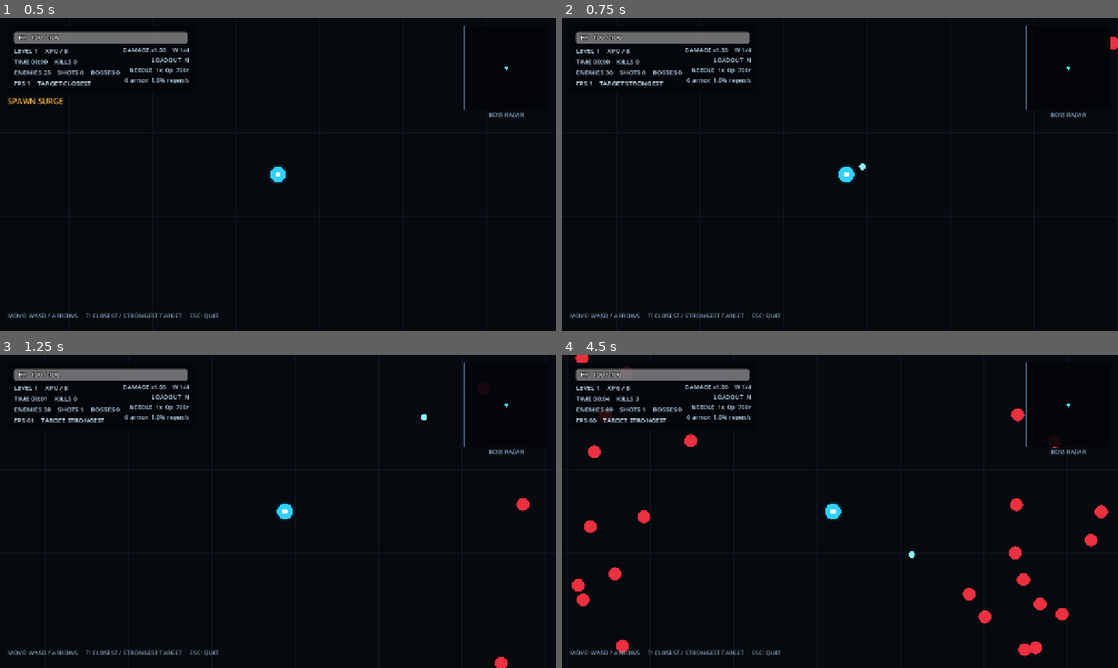
Above: before the commit, frames 1-4 (two rows, left to right).
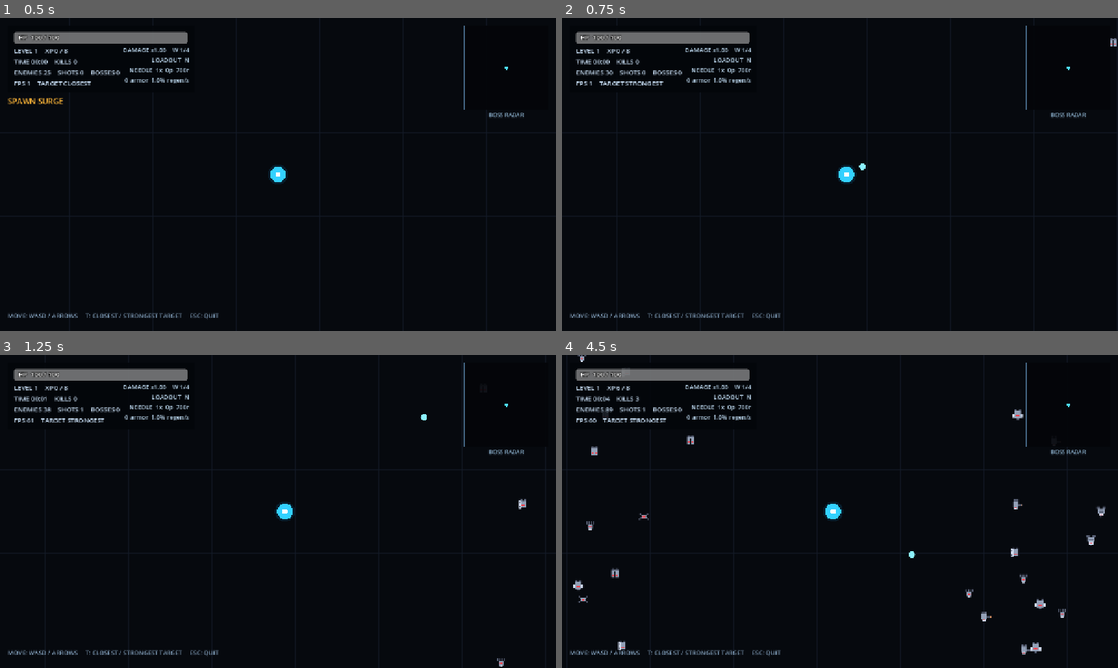
Above: after the commit, the same moments.

Repository: LoushengM/overrun
Game: Godot game, scene res://scenes/main.tscn
Same seed, same stepped clock (60 frames per second), same inputs: the game is played once before the commit and once after it.
Inputs:
- Up to frame 1 (0.5 s): no input
- Up to frame 2 (0.75 s): tap Enter at 0.5 s; hold D from 0.53 s (still down); tap T at 0.6 s
- Up to frame 3 (1.25 s): keep holding D
- Up to frame 4 (4.5 s): release D at 1.28 s; hold S 1.28-2.03 s; tap R at 1.35 s; hold D 2.03-2.78 s; hold Enter 2.03-2.78 s; hold W 2.78-3.53 s; tap 1 at 2.85 s; hold A from 3.53 s (still down); tap 2 at 3.6 s; tap 3 at 4.35 s

Frame 1 is identical in both runs. In frame 2, less than 0.1% of the frame differs, in the area x 98-100%, y 6-11%; in frame 3, 0.1%; in frame 4, 1.7%, in the area x 1-99%, y 0-97%.

Commit message:
Render normal enemies from a robot sprite atlas
Add a generated 4x2 robot atlas and draw normal enemies through MultiMesh per-instance custom data carrying UV offsets, keeping the single batched draw call. Bosses and projectiles are unchanged.

Diff:
--- a/src/simulation_world.gd
+++ b/src/simulation_world.gd
@@ -7,6 +7,12 @@
 signal run_ended(summary: Dictionary)
 signal boss_spawned
 signal sound_requested(cue: String)
+
+const SPRITE_ATLAS_PATH := "res://assets/robots.png"
+const SPRITE_ATLAS_COLUMNS := 4
+const SPRITE_ATLAS_ROWS := 2
+const SPRITE_FRAME_COUNT := SPRITE_ATLAS_COLUMNS * SPRITE_ATLAS_ROWS
+const NORMAL_SPRITE_FRAME_COUNT := SPRITE_FRAME_COUNT - 1
 
 enum EnemyKind { NORMAL, BOSS }
 enum ProjectileKind { NEEDLE, SNIPER }
@@ -88,6 +94,7 @@
 var enemy_radii: Array[float] = []
 var enemy_xp: Array[int] = []
 var enemy_kinds: Array[int] = []
+var enemy_sprite_frames: Array[int] = []
 var enemy_last_hit_attack: Array[int] = []
 var enemy_reserved_damage: Array[float] = []
 var enemy_anchors: Array[Vector2] = []
@@ -121,6 +128,8 @@
 var normal_enemy_multimesh: MultiMesh
 var projectile_multimesh: MultiMesh
 var circle_texture: Texture2D
+var sprite_atlas_texture: Texture2D
+var enemy_sprite_material: ShaderMaterial
 
 var spawn_accumulator := 0.0
 var nearby_threat := 0
@@ -151,6 +160,7 @@
     enemy_radii.clear()
     enemy_xp.clear()
     enemy_kinds.clear()
+    enemy_sprite_frames.clear()
     enemy_last_hit_attack.clear()
     enemy_reserved_damage.clear()
     enemy_anchors.clear()
@@ -285,6 +295,7 @@
     enemy_radii.clear()
     enemy_xp.clear()
     enemy_kinds.clear()
+    enemy_sprite_frames.clear()
     enemy_last_hit_attack.clear()
     enemy_reserved_damage.clear()
     enemy_anchors.clear()
@@ -945,12 +956,20 @@
     enemy_radii.append(radius_value)
     enemy_xp.append(xp_value)
     enemy_kinds.append(kind_value)
+    enemy_sprite_frames.append(_sprite_frame_for(kind_value, position))
     enemy_last_hit_attack.append(0)
     enemy_reserved_damage.append(0.0)
     enemy_anchors.append(anchor_value)
     enemy_boss_attack_timer.append(rng.randf_range(1.5, 3.0) if kind_value == EnemyKind.BOSS else 0.0)
     enemy_boss_telegraph.append(0.0)
     enemy_boss_hit_protection_timer.append(0.0)
+
+
+func _sprite_frame_for(kind_value: int, position: Vector2) -> int:
+    if kind_value == EnemyKind.BOSS:
+        return SPRITE_FRAME_COUNT - 1
+    var seed_value := int(position.x) * 73856093 ^ int(position.y) * 19349663
+    return absi(seed_value) % NORMAL_SPRITE_FRAME_COUNT
 
 
 func _spawn_health_pickup(position: Vector2) -> void:
@@ -1420,6 +1439,7 @@
         enemy_radii[index] = enemy_radii[last]
         enemy_xp[index] = enemy_xp[last]
         enemy_kinds[index] = enemy_kinds[last]
+        enemy_sprite_frames[index] = enemy_sprite_frames[last]
         enemy_last_hit_attack[index] = enemy_last_hit_attack[last]
         enemy_reserved_damage[index] = enemy_reserved_damage[last]
         enemy_anchors[index] = enemy_anchors[last]
@@ -1434,6 +1454,7 @@
     enemy_radii.pop_back()
     enemy_xp.pop_back()
     enemy_kinds.pop_back()
+    enemy_sprite_frames.pop_back()
     enemy_last_hit_attack.pop_back()
     enemy_reserved_damage.pop_back()
     enemy_anchors.pop_back()
@@ -1556,10 +1577,14 @@
 
 func _setup_batched_rendering() -> void:
     circle_texture = _make_circle_texture(32)
+    sprite_atlas_texture = load(SPRITE_ATLAS_PATH) as Texture2D
+    enemy_sprite_material = _make_atlas_material()
+    material = enemy_sprite_material
 
     normal_enemy_multimesh = MultiMesh.new()
     normal_enemy_multimesh.transform_format = MultiMesh.TRANSFORM_2D
     normal_enemy_multimesh.use_colors = true
+    normal_enemy_multimesh.use_custom_data = true
     normal_enemy_multimesh.instance_count = GameConfig.ENEMY_CAP
     normal_enemy_multimesh.visible_instance_count = 0
     var enemy_mesh := QuadMesh.new()
@@ -1575,6 +1600,30 @@
     var maximum_projectile_radius := maxf(GameConfig.NEEDLE_RADIUS, GameConfig.SNIPER_RADIUS)
     projectile_mesh.size = Vector2.ONE * (maximum_projectile_radius * 2.0 + 4.0)
     projectile_multimesh.mesh = projectile_mesh
+
+
+func _make_atlas_material() -> ShaderMaterial:
+    var shader := Shader.new()
+    shader.code = """shader_type canvas_item;
+
+void vertex() {
+	if (INSTANCE_CUSTOM.z > 0.0) {
+		UV = UV * INSTANCE_CUSTOM.zw + INSTANCE_CUSTOM.xy;
+	}
+}
+"""
+    var material := ShaderMaterial.new()
+    material.shader = shader
+    return material
+
+
+func _sprite_frame_custom_data(frame_index: int) -> Color:
+    var clamped := clampi(frame_index, 0, SPRITE_FRAME_COUNT - 1)
+    var column := clamped % SPRITE_ATLAS_COLUMNS
+    var row := clamped / SPRITE_ATLAS_COLUMNS
+    var u_scale := 1.0 / float(SPRITE_ATLAS_COLUMNS)
+    var v_scale := 1.0 / float(SPRITE_ATLAS_ROWS)
+    return Color(float(column) * u_scale, float(row) * v_scale, u_scale, v_scale)
 
 
 func _make_circle_texture(size: int) -> Texture2D:
@@ -1609,7 +1658,11 @@
             normal_count,
             Transform2D(0.0, WorldSpace.nearest_image(player_position, enemy_positions[i]))
         )
-        normal_enemy_multimesh.set_instance_color(normal_count, Color(0.92, 0.19, 0.25, 1.0))
+        normal_enemy_multimesh.set_instance_color(normal_count, Color.WHITE)
+        normal_enemy_multimesh.set_instance_custom_data(
+            normal_count,
+            _sprite_frame_custom_data(enemy_sprite_frames[i])
+        )
         normal_count += 1
     normal_enemy_multimesh.visible_instance_count = normal_count
 
@@ -1652,7 +1705,9 @@
             draw_line(position + Vector2(-6.0, 0.0), position + Vector2(6.0, 0.0), Color.WHITE, 3.0)
             draw_line(position + Vector2(0.0, -6.0), position + Vector2(0.0, 6.0), Color.WHITE, 3.0)
 
-    if normal_enemy_multimesh != null and circle_texture != null:
+    if normal_enemy_multimesh != null and sprite_atlas_texture != null:
+        draw_multimesh(normal_enemy_multimesh, sprite_atlas_texture)
+    elif normal_enemy_multimesh != null and circle_texture != null:
         draw_multimesh(normal_enemy_multimesh, circle_texture)
 
     for i in range(enemy_positions.size()):
--- /dev/null
+++ b/tools/generate_sprite_atlas.gd
@@ -0,0 +1,182 @@
+extends SceneTree
+
+# Regenerates assets/robots.png, the enemy sprite atlas.
+#
+# Run with:
+#   .tools/godot/Godot_v4.7.1-stable_linux.x86_64 --headless --path . \
+#       --script tools/generate_sprite_atlas.gd
+#
+# The atlas is committed, so this only runs when a frame changes. Frames are
+# laid out left-to-right, top-to-bottom: frame N sits at column N % COLUMNS,
+# row N / COLUMNS. GameConfig mirrors these dimensions -- keep them in sync or
+# the UV rects will sample the wrong cell.
+
+const FRAME_SIZE := 32
+const COLUMNS := 4
+const ROWS := 2
+const FRAME_COUNT := COLUMNS * ROWS
+
+const OUTLINE := Color(0.07, 0.08, 0.11, 1.0)
+const SHELL := Color(0.58, 0.63, 0.72, 1.0)
+const SHELL_LIT := Color(0.83, 0.87, 0.94, 1.0)
+const SHELL_DARK := Color(0.34, 0.37, 0.45, 1.0)
+const VISOR := Color(0.97, 0.25, 0.29, 1.0)
+const VISOR_LIT := Color(1.0, 0.66, 0.42, 1.0)
+
+
+func _init() -> void:
+	var image := Image.create(FRAME_SIZE * COLUMNS, FRAME_SIZE * ROWS, false, Image.FORMAT_RGBA8)
+	image.fill(Color(0.0, 0.0, 0.0, 0.0))
+
+	for frame_index in range(FRAME_COUNT):
+		@warning_ignore("integer_division")
+		var row := frame_index / COLUMNS
+		var origin := Vector2i((frame_index % COLUMNS) * FRAME_SIZE, row * FRAME_SIZE)
+		for part in _frame_parts(frame_index):
+			_fill(image, origin, part[0], part[1])
+		_outline_frame(image, origin)
+
+	var path := ProjectSettings.globalize_path("res://assets/robots.png")
+	var error := image.save_png(path)
+	if error != OK:
+		push_error("Could not write %s (error %d)" % [path, error])
+		print("SPRITE_ATLAS_FAILED")
+		quit(1)
+		return
+	print("SPRITE_ATLAS_OK ", JSON.stringify({
+		"path": "res://assets/robots.png",
+		"size": [image.get_width(), image.get_height()],
+		"frames": FRAME_COUNT,
+	}))
+	quit()
+
+
+func _fill(image: Image, origin: Vector2i, rect: Rect2i, color: Color) -> void:
+	for y in range(rect.position.y, rect.end.y):
+		if y < 0 or y >= FRAME_SIZE:
+			continue
+		for x in range(rect.position.x, rect.end.x):
+			if x < 0 or x >= FRAME_SIZE:
+				continue
+			image.set_pixel(origin.x + x, origin.y + y, color)
+
+
+# Wraps every opaque cluster in a one-pixel dark border so silhouettes stay
+# readable against the dark arena at small sizes.
+func _outline_frame(image: Image, origin: Vector2i) -> void:
+	var pending: Array[Vector2i] = []
+	for y in range(FRAME_SIZE):
+		for x in range(FRAME_SIZE):
+			if image.get_pixel(origin.x + x, origin.y + y).a > 0.0:
+				continue
+			if _has_opaque_neighbour(image, origin, x, y):
+				pending.append(Vector2i(x, y))
+	for point in pending:
+		image.set_pixel(origin.x + point.x, origin.y + point.y, OUTLINE)
+
+
+func _has_opaque_neighbour(image: Image, origin: Vector2i, x: int, y: int) -> bool:
+	var neighbours: Array[Vector2i] = [Vector2i(1, 0), Vector2i(-1, 0), Vector2i(0, 1), Vector2i(0, -1)]
+	for offset in neighbours:
+		var nx := x + offset.x
+		var ny := y + offset.y
+		if nx < 0 or ny < 0 or nx >= FRAME_SIZE or ny >= FRAME_SIZE:
+			continue
+		if image.get_pixel(origin.x + nx, origin.y + ny).a > 0.0:
+			return true
+	return false
+
+
+# Each entry is [Rect2i, Color], painted in order. Frames read as chassis
+# archetypes so enemy variants can map onto them.
+func _frame_parts(frame_index: int) -> Array:
+	match frame_index:
+		0:  # Grunt: boxy tracked chassis.
+			return [
+				[Rect2i(15, 3, 2, 4), SHELL_DARK],
+				[Rect2i(11, 6, 10, 6), SHELL_LIT],
+				[Rect2i(13, 8, 6, 2), VISOR],
+				[Rect2i(8, 12, 16, 11), SHELL],
+				[Rect2i(11, 15, 10, 3), SHELL_DARK],
+				[Rect2i(5, 23, 8, 5), SHELL_DARK],
+				[Rect2i(19, 23, 8, 5), SHELL_DARK],
+			]
+		1:  # Swarmer: small core on spindly legs.
+			return [
+				[Rect2i(13, 8, 6, 3), SHELL_LIT],
+				[Rect2i(11, 11, 10, 10), SHELL],
+				[Rect2i(13, 14, 6, 3), VISOR],
+				[Rect2i(7, 21, 3, 7), SHELL_DARK],
+				[Rect2i(13, 21, 2, 7), SHELL_DARK],
+				[Rect2i(17, 21, 2, 7), SHELL_DARK],
+				[Rect2i(22, 21, 3, 7), SHELL_DARK],
+			]
+		2:  # Shielded: bulk behind a bolted plate.
+			return [
+				[Rect2i(9, 9, 14, 15), SHELL],
+				[Rect2i(13, 12, 8, 3), VISOR],
+				[Rect2i(6, 6, 6, 20), SHELL_LIT],
+				[Rect2i(7, 10, 3, 3), SHELL_DARK],
+				[Rect2i(7, 19, 3, 3), SHELL_DARK],
+				[Rect2i(10, 24, 5, 4), SHELL_DARK],
+				[Rect2i(18, 24, 5, 4), SHELL_DARK],
+			]
+		3:  # Ranged: side-mounted barrel.
+			return [
+				[Rect2i(10, 6, 8, 5), SHELL_LIT],
+				[Rect2i(12, 8, 4, 2), VISOR],
+				[Rect2i(8, 11, 12, 13), SHELL],
+				[Rect2i(20, 13, 8, 4), SHELL_DARK],
+				[Rect2i(28, 13, 2, 4), VISOR_LIT],
+				[Rect2i(9, 24, 5, 4), SHELL_DARK],
+				[Rect2i(15, 24, 5, 4), SHELL_DARK],
+			]
+		4:  # Splitter: seamed shell, twin optics.
+			return [
+				[Rect2i(8, 8, 16, 16), SHELL],
+				[Rect2i(10, 12, 4, 3), VISOR],
+				[Rect2i(18, 12, 4, 3), VISOR],
+				[Rect2i(15, 8, 1, 14), OUTLINE],
+				[Rect2i(8, 24, 16, 2), SHELL_DARK],
+				[Rect2i(9, 26, 5, 2), SHELL_DARK],
+				[Rect2i(18, 26, 5, 2), SHELL_DARK],
+			]
+		5:  # Heavy: shouldered brawler.
+			return [
+				[Rect2i(13, 4, 6, 4), SHELL_DARK],
+				[Rect2i(4, 9, 6, 9), SHELL_LIT],
+				[Rect2i(22, 9, 6, 9), SHELL_LIT],
+				[Rect2i(9, 8, 14, 17), SHELL],
+				[Rect2i(12, 12, 8, 3), VISOR],
+				[Rect2i(9, 25, 5, 3), SHELL_DARK],
+				[Rect2i(18, 25, 5, 3), SHELL_DARK],
+			]
+		6:  # Skitter: low core with splayed struts.
+			return [
+				[Rect2i(5, 9, 3, 3), SHELL_DARK],
+				[Rect2i(8, 12, 3, 3), SHELL_DARK],
+				[Rect2i(24, 9, 3, 3), SHELL_DARK],
+				[Rect2i(21, 12, 3, 3), SHELL_DARK],
+				[Rect2i(6, 21, 3, 3), SHELL_DARK],
+				[Rect2i(9, 18, 3, 3), SHELL_DARK],
+				[Rect2i(23, 21, 3, 3), SHELL_DARK],
+				[Rect2i(20, 18, 3, 3), SHELL_DARK],
+				[Rect2i(11, 12, 10, 8), SHELL],
+				[Rect2i(13, 14, 6, 3), VISOR],
+			]
+		7:  # Elite: crowned, brighter plating.
+			return [
+				[Rect2i(9, 4, 3, 7), SHELL_LIT],
+				[Rect2i(14, 2, 4, 9), SHELL_LIT],
+				[Rect2i(20, 4, 3, 7), SHELL_LIT],
+				[Rect2i(9, 4, 3, 2), VISOR_LIT],
+				[Rect2i(14, 2, 4, 2), VISOR_LIT],
+				[Rect2i(20, 4, 3, 2), VISOR_LIT],
+				[Rect2i(9, 10, 14, 14), SHELL_LIT],
+				[Rect2i(12, 13, 8, 3), VISOR],
+				[Rect2i(11, 18, 10, 2), SHELL_DARK],
+				[Rect2i(9, 24, 5, 4), SHELL_DARK],
+				[Rect2i(18, 24, 5, 4), SHELL_DARK],
+			]
+		_:
+			return []
Binary file added: assets/robots.png
Not shown, added: assets/robots.png.import
Not shown, added: tools/generate_sprite_atlas.gd.uid
